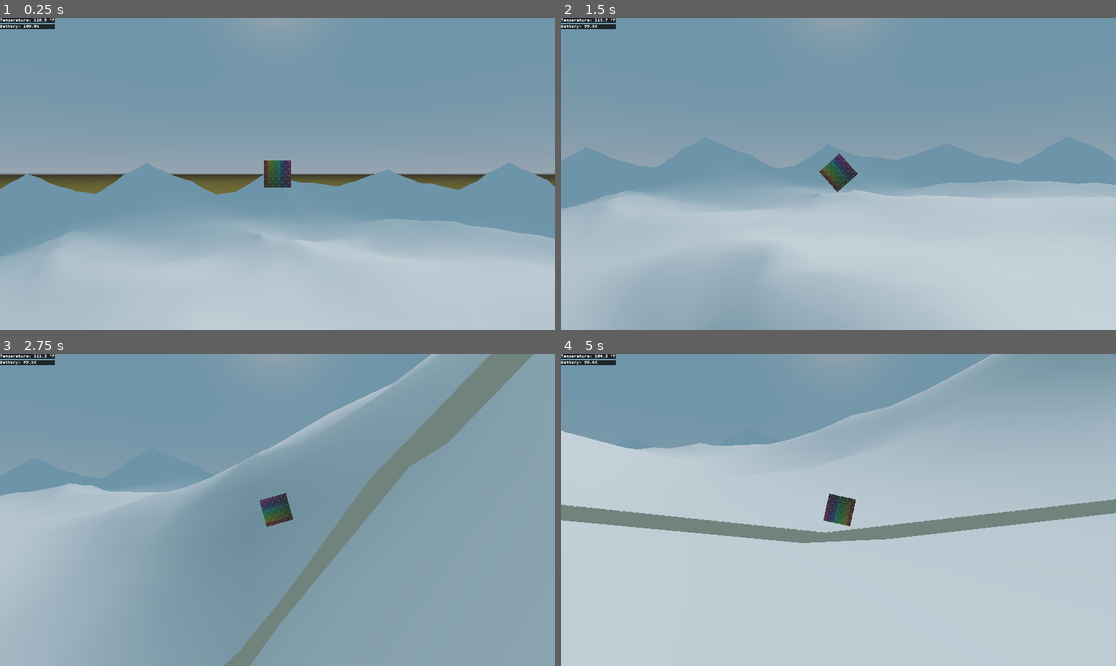
Above: before the commit, frames 1-4 (two rows, left to right).
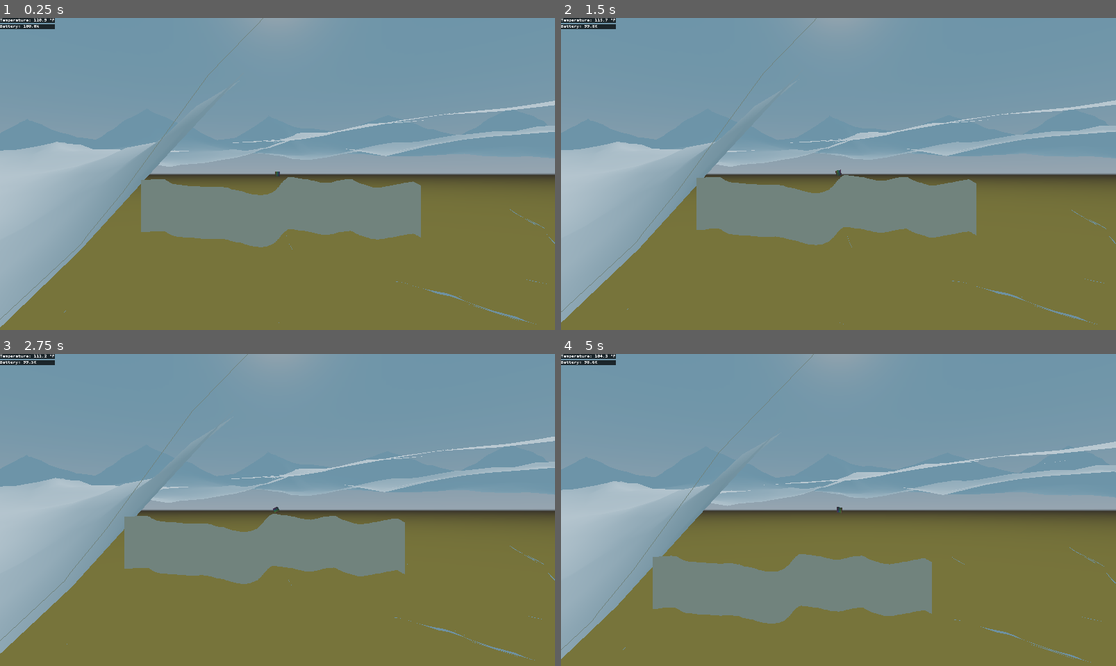
Above: after the commit, the same moments.

Repository: TeamName-FIOLTR/seasonal2022
Game: Godot game, scene res://scenes/levels/Desert Level.tscn
Two runs of this game, one before a commit and one after it. Both use one fixed random seed, a clock stepped at 60 frames per second and the inputs below. The project has no main scene, so this scene is started directly.
Inputs (mouse positions are in pixels of both pictures, inside the frame that each line leads up to):
- Up to frame 1 (0.25 s): no input
- Up to frame 2 (1.5 s): tap Enter (ui_accept) at 0.5 s; move the mouse to (960, 158) at 0.52 s; hold D (move_right) 0.53-1.28 s; hold Shift (sprint) 0.53-1.28 s; click (960, 158) at 0.67 s; tap Space (jump) at 0.77 s; move the mouse to (727, 189) at 1.27 s; hold S (move_down) from 1.28 s (still down); tap Shift (sprint) at 1.35 s
- Up to frame 3 (2.75 s): tap Space (jump) at 1.52 s; move the mouse to (333, 441) at 2.02 s; release S (move_down) at 2.03 s; hold D (move_right) from 2.03 s (still down); hold Shift (sprint) from 2.03 s (still down)
- Up to frame 4 (5 s): move the mouse to (810, 572) at 2.77 s; release D (move_right) at 2.78 s; release Shift (sprint) at 2.78 s; hold W (move_up) 2.78-3.53 s; tap Shift (sprint) at 2.85, 4.35 s; click (810, 572) at 2.92 s; tap Space (jump) at 3.02, 3.77, 4.52 s; move the mouse to (1005, 556) at 3.52 s; hold Shift (sprint) 3.53-4.28 s; hold A (move_left) from 3.53 s (still down); move the mouse to (672, 463) at 4.27 s

The runs differ from the first frame. In frame 1, 50% of the frame differs, in the area x 0-100%, y 0-100%; in frame 2, 55%; in frame 3, 53%; in frame 4, 77%.

Commit message:
40pxl = something m idc anymore tbh back to normal
eyafhhg

Diff:
--- a/project.godot
+++ b/project.godot
@@ -96,7 +96,6 @@
 [physics]
 
 common/enable_pause_aware_picking=true
-2d/default_gravity=9810
 
 [rendering]
 
--- a/scenes/Entites/Player.tscn
+++ b/scenes/Entites/Player.tscn
@@ -4,21 +4,20 @@
 [ext_resource path="res://assets/textures/debug_texture.png" type="Texture" id=2]
 
 [sub_resource type="RectangleShape2D" id=1]
-extents = Vector2( 200, 200 )
+extents = Vector2( 40, 40 )
 
 [node name="Player" type="RigidBody2D"]
 script = ExtResource( 1 )
-thrust = 5000.0
 
 [node name="CollisionShape2D" type="CollisionShape2D" parent="."]
 shape = SubResource( 1 )
 
 [node name="DebugTexture" type="Sprite" parent="."]
-scale = Vector2( 0.385, 0.385 )
+scale = Vector2( 0.0763742, 0.0763742 )
 texture = ExtResource( 2 )
 
 [node name="Thruster Position" type="Position2D" parent="."]
-position = Vector2( 203, -197 )
+position = Vector2( 42, -38 )
 
 [node name="Camera2D" type="Camera2D" parent="."]
 zoom = Vector2( 4, 4 )
--- a/scenes/levels/Desert Level 2D.tscn
+++ b/scenes/levels/Desert Level 2D.tscn
@@ -10,7 +10,7 @@
 camera_2d_node = NodePath("Camera2D")
 
 [node name="StaticBody2D" type="StaticBody2D" parent="."]
-scale = Vector2( 1000, 1000 )
+scale = Vector2( 20.5616, 20.5616 )
 
 [node name="2D Collision Mesh" parent="StaticBody2D" instance=ExtResource( 2 )]
 polygon = PoolVector2Array( 94.1951, -1.76103, 92.3682, -2.86889, 92.3453, -2.88232, 92.1701, -2.93017, 91.3526, -3.134 …(4575 unchanged characters)…
@@ -19,7 +19,7 @@
 [node name="desert ground collision 2d yeah2   " parent="StaticBody2D/2D Collision Mesh" instance=ExtResource( 1 )]
 
 [node name="Player" parent="." instance=ExtResource( 3 )]
-position = Vector2( 0, -20000 )
+position = Vector2( -72, -177 )
 
 [node name="Camera2D" type="Camera2D" parent="."]
 current = true
